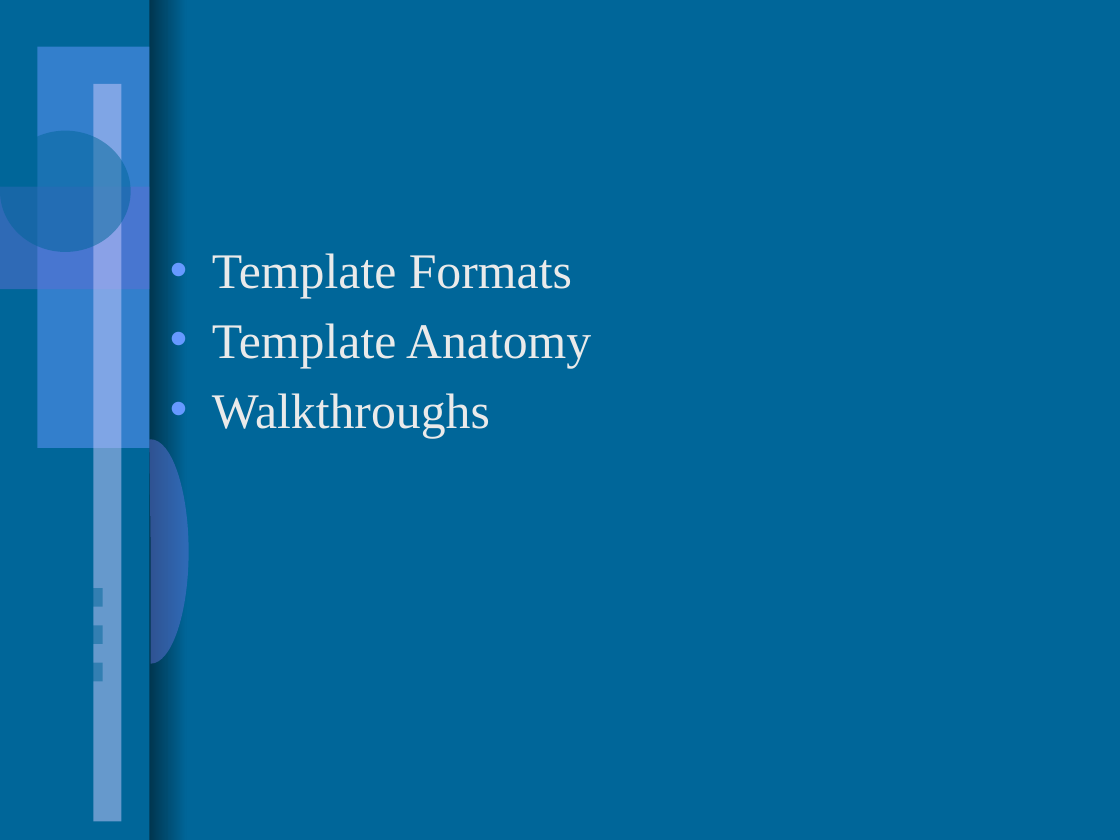
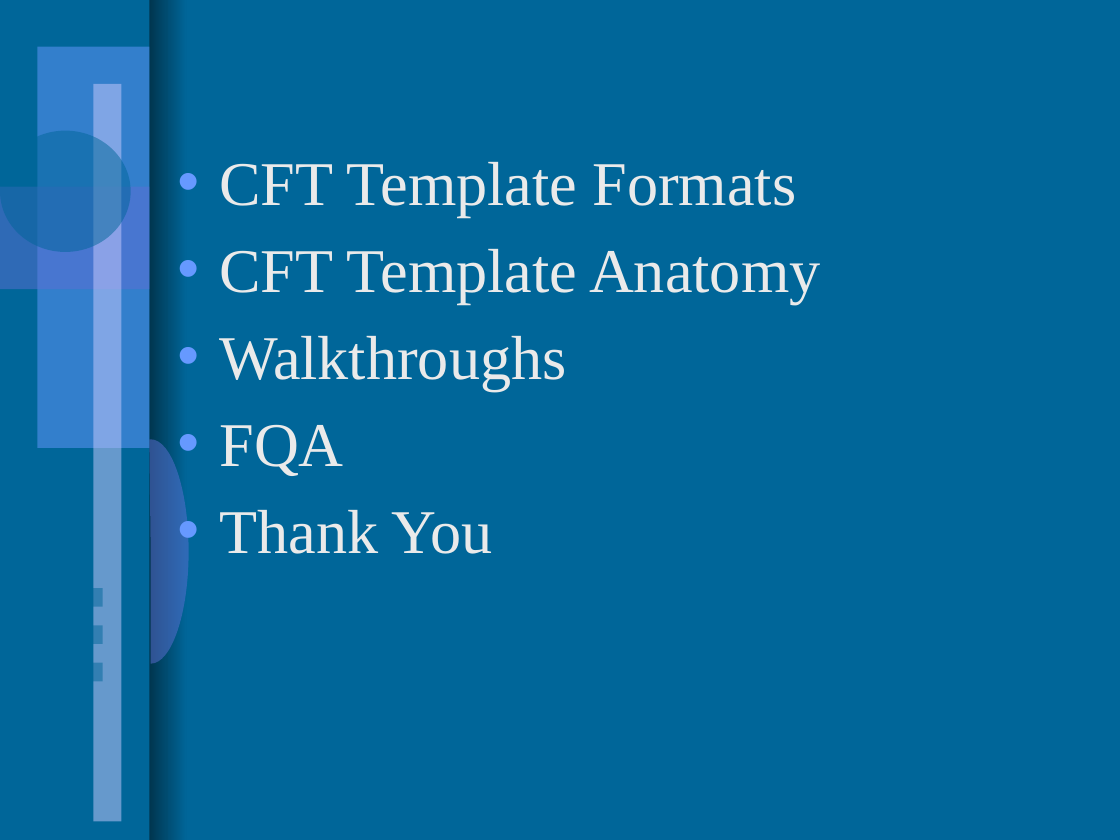
Before and after one commit to saddalaaws/awsservices, a slide deck: slide 2 of docs/ec2_through_cft.pptx. Drawn at 1120x840 pixels with LibreOffice and Linux fonts; fonts in the diff are those of the drawing; background and template pictures are left out. Boxes give left, top, right and bottom in pixels: in the first picture for what was removed or moved away, otherwise in the second. Text is boxed around its words. In the diff, an @@ line names an element or a change of style, - is before the commit and + after.

```diff
--- a/docs/ec2_through_cft.pptx
+++ b/docs/ec2_through_cft.pptx
@@ text "CFT Template Formats": place and size @@
-text "CFT Template Formats" at (212,253,591,438)
+text "CFT Template Formats" at (220,162,820,554)
@@ text at (220,162,820,304): text changed; size 32 to 40 pt @@
-• Template Formats
-• Template Anatomy
+• CFT Template Formats
+• CFT Template Anatomy
@@ text at (220,336,567,391): size 32 to 40 pt in "Walkthroughs"; more space between paragraphs @@
@@ text at (220,424,493,554): paragraphs added @@
+• FQA
+• Thank You
```
Also in this commit, not shown: 7 other slides changed, 7 slides added, 2 slides removed, 3 other files.
